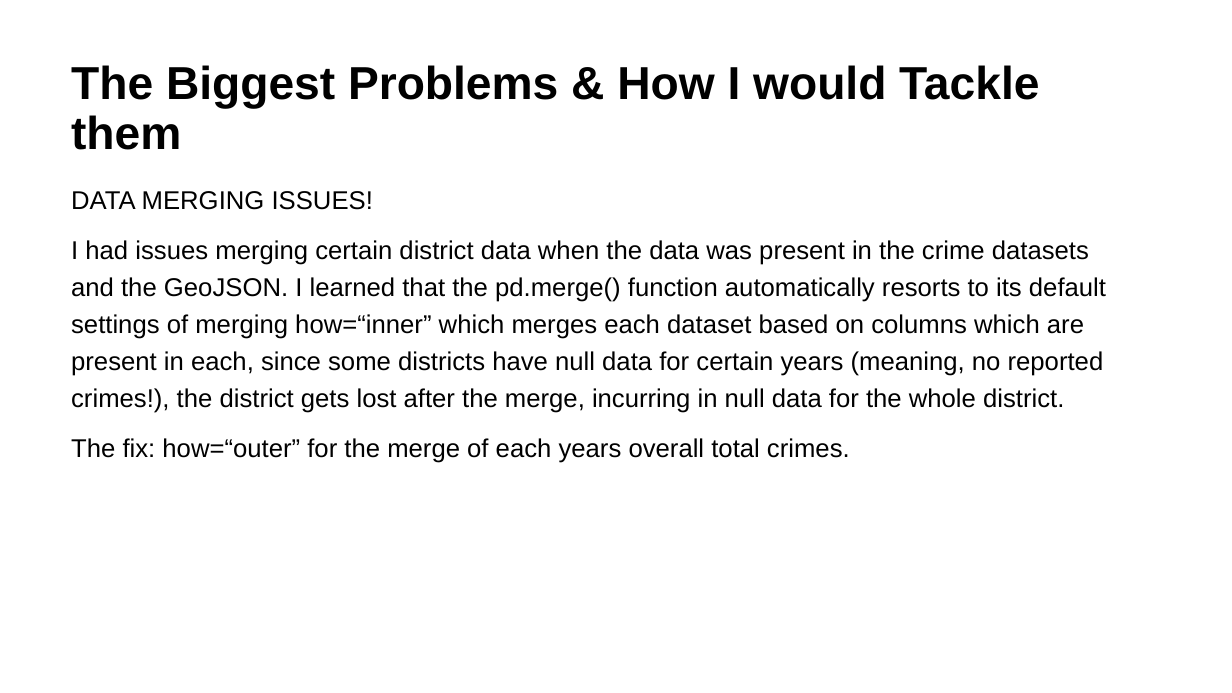
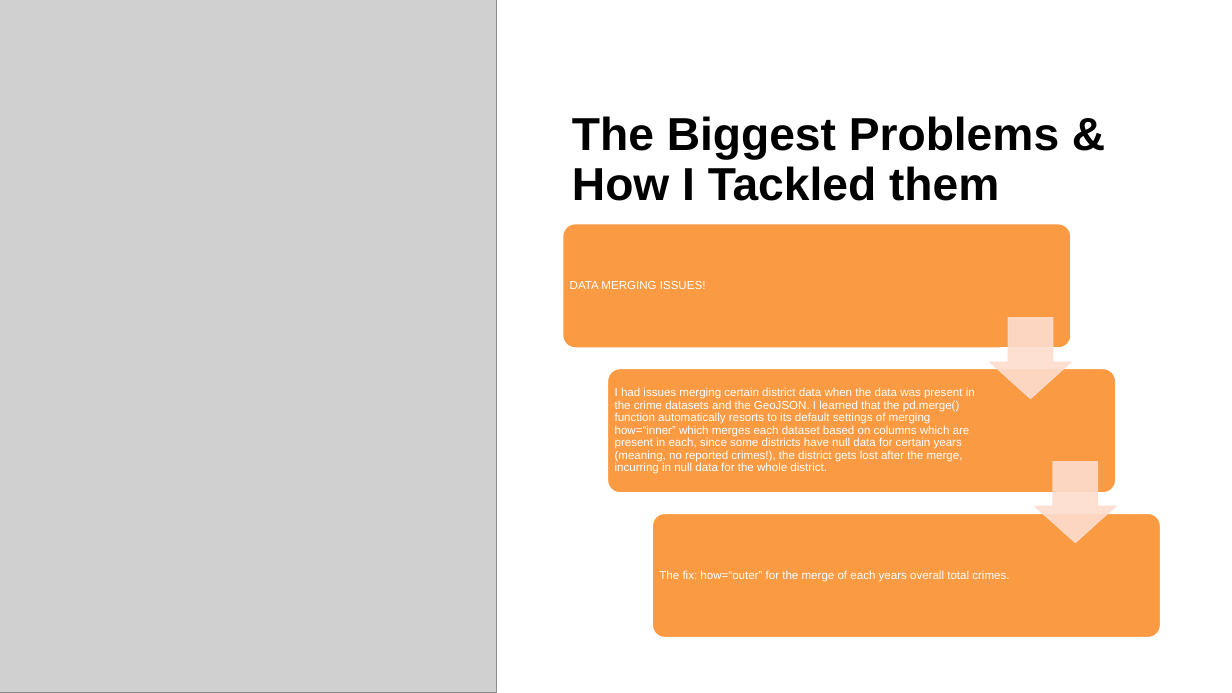
Before and after one commit to jennymorganryan/Crime-in-Costa-Rica, a slide deck: slide 7 of Costa RIca Crime Data Visualization Web Application.pptx (slide 6 before the commit). Drawn at 1232x693 pixels with LibreOffice and Linux fonts; fonts in the diff are those of the drawing; grey boxes stand for pictures. Boxes give left, top, right and bottom in pixels: in the first picture for what was removed or moved away, otherwise in the second. Text is boxed around its words. In the diff, an @@ line names an element or a change of style, - is before the commit and + after.

```diff
--- a/Costa RIca Crime Data Visualization Web Application.pptx
+++ b/Costa RIca Crime Data Visualization Web Application.pptx
@@ picture added at (0, 0, 496, 693) @@
@@ title "The Biggest Problems & How ..." at (572, 116, 1059, 201): vertical alignment top to bottom @@
@@ title at (572, 116, 1059, 201): text changed @@
-The Biggest Problems & How I would Tackle them
+The Biggest Problems & How I Tackled them
@@ text at (71, 191, 373, 210): paragraph removed @@
-DATA MERGING ISSUES!
@@ text "I had issues merging certain ...": place and size @@
-text "I had issues merging certain ..." at (71, 191, 1106, 463)
+text "I had issues merging certain ..." at (615, 387, 975, 474)
@@ text "I had issues merging certain ..." at (615, 387, 975, 474): size 20 to 9 pt, text colour #000000 to #FFFFFF; line spacing 1.2 to 0.9; less space between paragraphs; vertical alignment top to middle @@
@@ text at (71, 438, 850, 463): paragraph removed @@
-The fix: how=“outer” for the merge of each years overall total crimes.
@@ group added at (563, 224, 1161, 638): 3 rounded rectangles, 2 texts, 2 down arrows @@
+DATA MERGING ISSUES!
+The fix: how=“outer” for the merge of each years overall total crimes.
```
Also in this commit, not shown: 6 other slides changed, 1 slide added.
